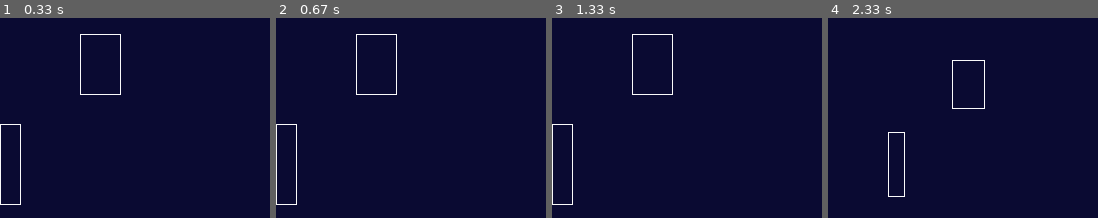
Above: before the commit, frames 1-4 (left to right).
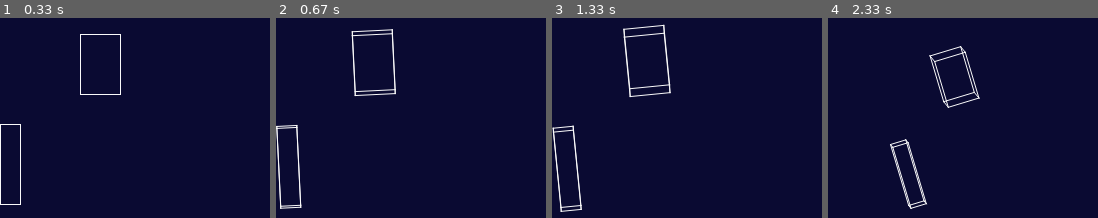
Above: after the commit, the same moments.

Repository: petercollingridge/Pygame3D
Game: pygame game, started from examples.py
The game is run twice, just before and just after one commit, with the same random seed, the same clock (stepped at 60 frames per second) and the same inputs. The source is Python 2; it was converted automatically to run under Python 3.
Inputs:
- Up to frame 1 (0.33 s): no input
- Up to frame 2 (0.67 s): hold Z from 0.33 s (still down); hold W from 0.33 s (still down)
- Up to frame 3 (1.33 s): release Z at 0.8 s; release W at 0.8 s; hold W 0.83-1.3 s; tap Z at 0.9, 1.2 s; tap X at 0.98 s
- Up to frame 4 (2.33 s): hold A 1.33-1.87 s; tap Z at 1.4, 1.7, 1.97, 2.3 s; tap - at 1.48 s; hold S 1.9-2.2 s; hold A from 2.23 s (still down)

Frame 1 is identical in both runs. In frame 2, 2.3% of the frame differs, in the area x 0-45%, y 5-96%; in frame 3, 2.5%, in the area x 0-45%, y 3-97%; in frame 4, 2.5%.

Commit message:
Added rotations

Diff:
--- a/examples.py
+++ b/examples.py
@@ -10,6 +10,13 @@
     triangle.output()
 
     cuboid = wf.getCuboid((100,100,10), (20,30,40))
+    cuboid.output()
+    print cuboid.nodes
+
+def testWireframeRotate():
+    cuboid = wf.getCuboid((100,100,10), (20,30,40))
+    cuboid.output()
+    cuboid.rotateX(0, 0, 0.2)
     cuboid.output()
 
 def testWireframeGroup():
@@ -26,6 +33,7 @@
     viewer.addWireframe('cube2',  wf.getCuboid(( 10,200,10), (10,40,20)))
     viewer.run()
 
-testWireframes()
-testWireframeGroup()
+#testWireframes()
+#testWireframeRotate()
+#testWireframeGroup()
 testWireframeDisplay()
--- a/wireframe.py
+++ b/wireframe.py
@@ -36,6 +36,44 @@
 
         self.nodes *= np.array([scale, scale, scale])
         self.translate(np.array([(1-scale)*x, (scale-1)*-y, (1-scale)*-z]))
+
+    def rotateX(self, y, z, radians):
+        """ Rotate wireframe about the x-axis by 'radians' radians """
+
+        # Combine translation and rotation with 4D array
+        # Used np.matrix instead of np.array?
+
+        # Translate to y, z
+        self.translate([0, -y, -z])
+
+        # Rotate about x
+        rotation_matrix = np.array([[1, 0,               0               ],
+                                    [0, np.cos(radians), -np.sin(radians)],
+                                    [0, np.sin(radians),  np.cos(radians)]])
+        self.nodes = np.dot(self.nodes, rotation_matrix)
+
+        # Translate back
+        self.translate([0, y, z])
+
+    def rotateY(self, x, z, radians):
+        """ Rotate wireframe about the y-axis by 'radians' radians """
+
+        self.translate([-x, 0, -z])
+        rotation_matrix = np.array([[np.cos(radians),  0, np.sin(radians)],
+                                    [0,                1, 0              ],
+                                    [-np.sin(radians), 0, np.cos(radians)]])
+        self.nodes = np.dot(self.nodes, rotation_matrix)
+        self.translate([x, 0, z])
+
+    def rotateZ(self, x, y, radians):
+        """ Rotate wireframe about the z-axis by 'radians' radians """
+
+        self.translate([-x, -y, 0])
+        rotation_matrix = np.array([[np.cos(radians), -np.sin(radians), 0],
+                                    [np.sin(radians),  np.cos(radians), 0],
+                                    [0,                0,               1]])
+        self.nodes = np.dot(self.nodes, rotation_matrix)
+        self.translate([x, y, 0])
 
     def findCentre(self):
         """ Find the spatial centre by finding the range of the x, y and z coordinates. """
@@ -81,6 +119,33 @@
         for wireframe in self.wireframes.values():
             wireframe.scale(scale, x, y, z)
 
+    def rotateX(self, radians):
+        """ Rotate wireframes by 'radians' radians
+            about a vector parallel to x-axis and passing through the centre of the wireframes """
+
+        (cx, cy, cz) = self.findCentre()
+
+        for wireframe in self.wireframes.values():
+            wireframe.rotateX(cy, cz, radians)
+
+    def rotateY(self, radians):
+        """ Rotate wireframes by 'radians' radians
+            about a vector parallel to y-axis and passing through the centre of the wireframes """
+
+        (cx, cy, cz) = self.findCentre()
+
+        for wireframe in self.wireframes.values():
+            wireframe.rotateY(cx, cz, radians)
+
+    def rotateZ(self, radians):
+        """ Rotate wireframes by 'radians' radians
+            about a vector parallel to y-axis and passing through the centre of the wireframes """
+
+        (cx, cy, cz) = self.findCentre()
+
+        for wireframe in self.wireframes.values():
+            wireframe.rotateZ(cx, cy, radians)
+
     def findCentre(self):
         """ Find the central point of all the wireframes. """
 
--- a/wireframeDisplay.py
+++ b/wireframeDisplay.py
@@ -1,6 +1,9 @@
+import pygame, math
 import numpy as np
-import wireframe
-import pygame, math
+import wireframe as wf
+
+# Radian rotated by a key event
+rotation_amount = math.pi/64
 
 key_to_function = {
     pygame.K_LEFT:   (lambda x: x.translate(np.array([-10,  0, 0]))),
@@ -8,9 +11,16 @@
     pygame.K_UP:     (lambda x: x.translate(np.array([  0,-10, 0]))),
     pygame.K_DOWN:   (lambda x: x.translate(np.array([  0, 10, 0]))),
     pygame.K_EQUALS: (lambda x: x.scale(1.25)),
-    pygame.K_MINUS:  (lambda x: x.scale(0.8))}
+    pygame.K_MINUS:  (lambda x: x.scale(0.8)),
+    pygame.K_q:      (lambda x: x.rotateX(rotation_amount)),
+    pygame.K_w:      (lambda x: x.rotateX(-rotation_amount)),
+    pygame.K_a:      (lambda x: x.rotateY(rotation_amount)),
+    pygame.K_s:      (lambda x: x.rotateY(-rotation_amount)),
+    pygame.K_z:      (lambda x: x.rotateZ(rotation_amount)),
+    pygame.K_x:      (lambda x: x.rotateZ(-rotation_amount))
+    }
 
-class WireframeViewer(wireframe.WireframeGroup):
+class WireframeViewer(wf.WireframeGroup):
     """ A group of wireframes which can be displayed on a Pygame screen """
 
     def __init__(self, width, height, name="Wireframe Viewer"):
